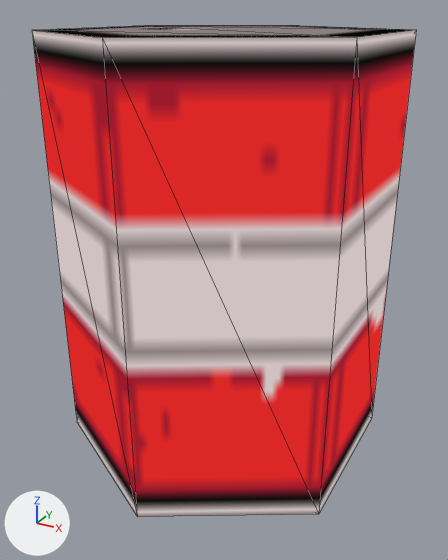
What one commit did to the glTF model assets/mesh/mesh_list.glb.
Camera for both pictures: a 50 mm lens placed at (1.081, -1.973, 1.655), pointed at (0.017, -0.039, 0.688). Lighting does not change. The marker at lower left points along +X, +Y and +Z. Mesh edges are drawn as thin lines. Where no turn or scale is listed for an object, it has been applied to the vertices.

Names of what the first picture shows: '__BARREL__'.
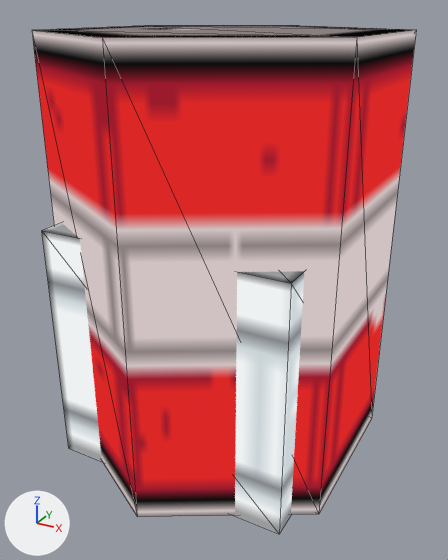
Edits to the scene script, one JSON object a line:
```json
{"op": "add", "block": "me_cylinder_001", "code": ["me_cylinder_001 = bpy.data.meshes.new('Cylinder.001')", "me_cylinder_001.from_pydata(...)  # 8 vertices, 10 faces; spans x -0.472..0.472, y -0.472..0.472, z -0.005..0.94", "me_cylinder_001.materials.append(mat_material)"]}
{"op": "add", "block": "ob_hp_pack", "code": ["ob_hp_pack = bpy.data.objects.new('__HP_PACK__', me_cylinder_001)", "ob_hp_pack.location = (0.0, 0.0, 0.0)"]}
```

What differs and where, as boxes [x1, y1, x2, y2] in the pictures (448 x 560 px):
```json
{"object": "__HP_PACK__", "change": "added", "after": [42, 223, 304, 534]}
```
